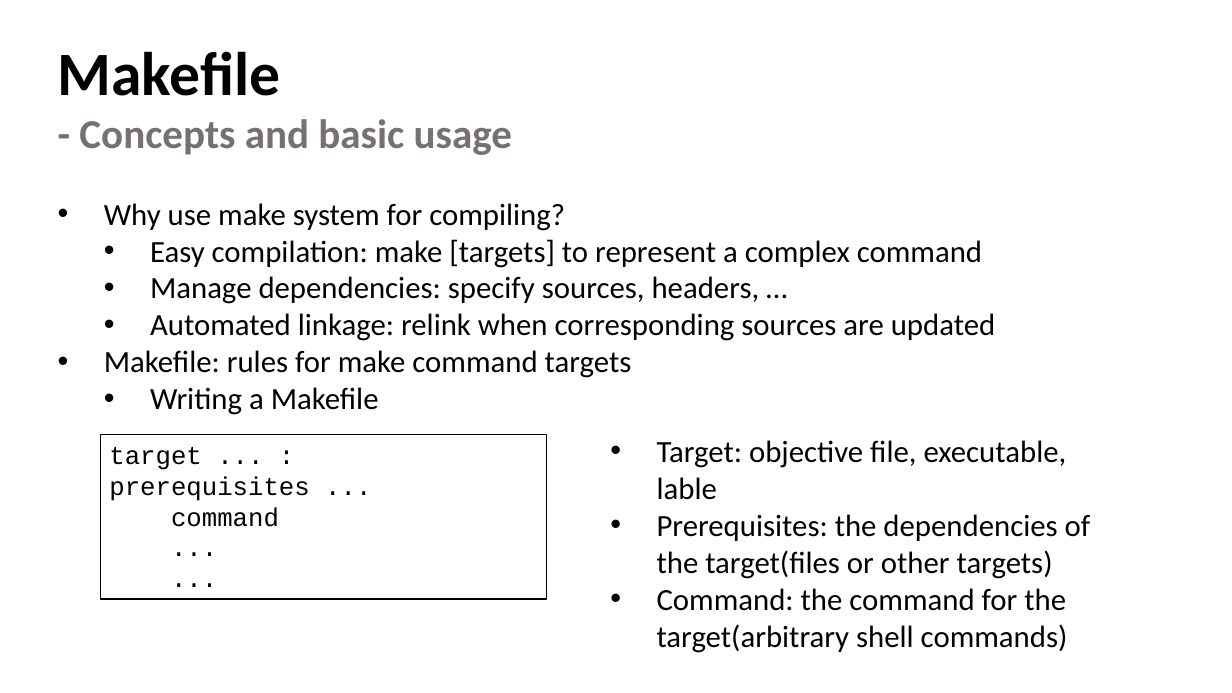
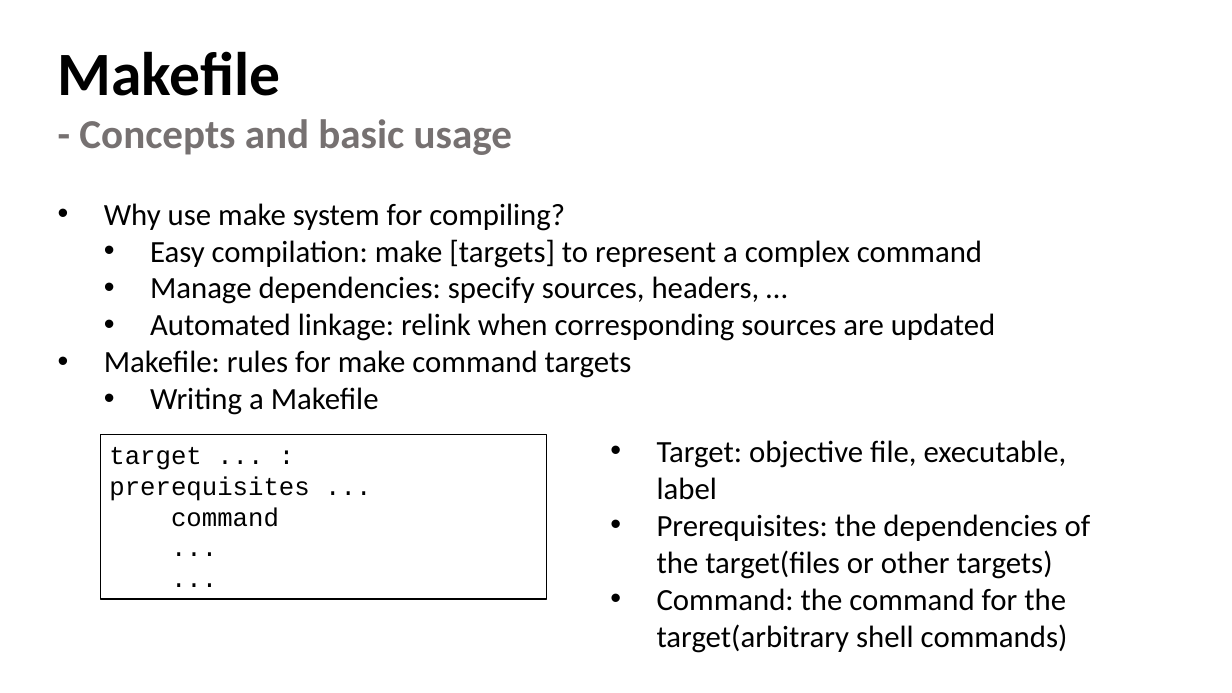
Before and after one commit to henryhxu/CSCI3150, a slide deck: slide 15 of tutorial/T01/tut01.pptx. Drawn at 1232x693 pixels with LibreOffice and Linux fonts; fonts in the diff are those of the drawing. Boxes give left, top, right and bottom in pixels: in the first picture for what was removed or moved away, otherwise in the second. Text is boxed around its words. In the diff, an @@ line names an element or a change of style, - is before the commit and + after.

```diff
--- a/tutorial/T01/tut01.pptx
+++ b/tutorial/T01/tut01.pptx
@@ text at bbox=[657, 440, 1067, 500]: text changed @@
-• Target: objective file, executable, lable
+• Target: objective file, executable, label
```
Also in this commit, not shown: 2 other slides changed, 1 other file.
